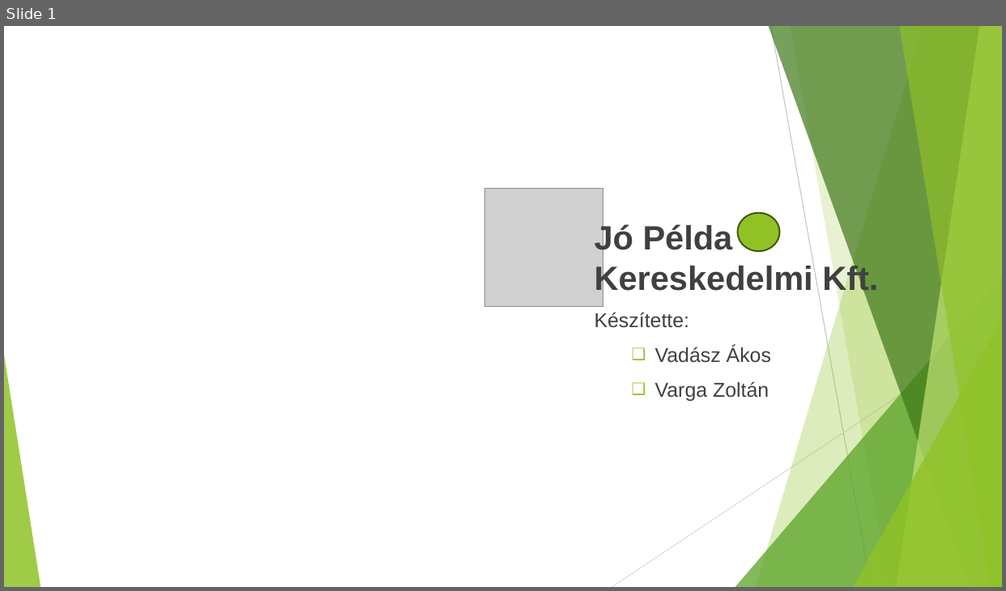
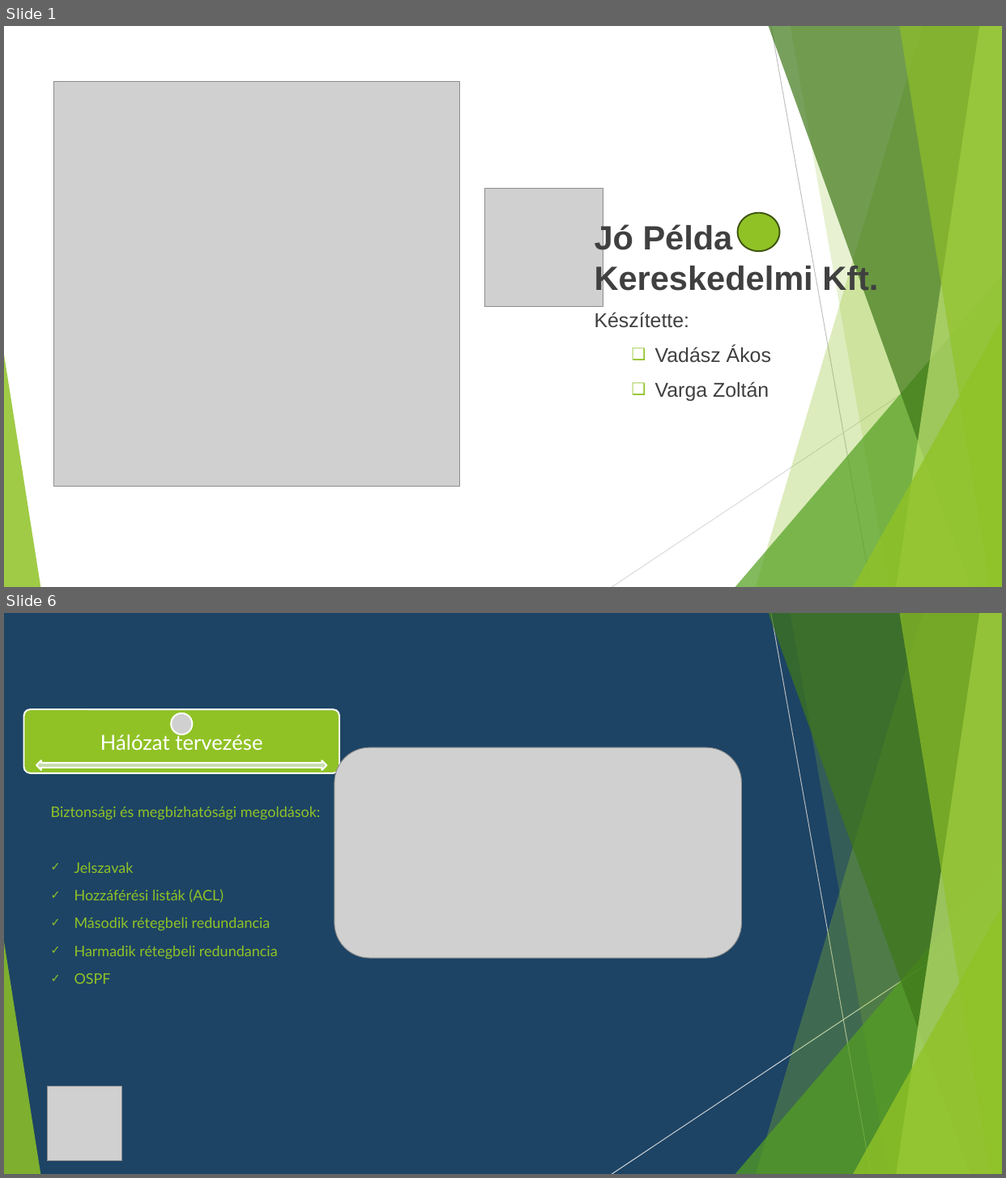
Before and after one commit to hmli83/414, a slide deck: Project_prezentacio.pptx. Shown one above the other, each under a label of ours: slide 1 before the commit, slides 1 and 6 after it; the slides between them are not shown. The pictures are 1006x591 and 1006x1178 pixels, drawn with LibreOffice and Linux fonts; fonts in the diff are those of the drawing; grey boxes stand for pictures. Boxes give left, top, right and bottom in pixels: in the first picture for what was removed or moved away, otherwise in the second. Text is boxed around its words. In the diff, an @@ line names an element or a change of style, - is before the commit and + after.

```diff
--- a/Project_prezentacio.pptx
+++ b/Project_prezentacio.pptx
@@ slide 6 added at (x1=4, y1=613, x2=1002, y2=1174), background #1D4465; not listed: 10 template elements that a slide beside it also shows @@
@@ picture added at (x1=334, y1=747, x2=741, y2=958) @@
@@ group added at (x1=24, y1=709, x2=340, y2=773): 1 rounded rectangle, 1 text, 1 picture, 1 left right arrow @@
+Hálózat tervezése
@@ text added at (x1=51, y1=807, x2=321, y2=984), 14 pt, text #90C226 @@
+Biztonsági és megbízhatósági megoldások:
+✓ Jelszavak
+✓ Hozzáférési listák (ACL)
+✓ Második rétegbeli redundancia
+✓ Harmadik rétegbeli redundancia
+✓ OSPF
@@ picture added at (x1=47, y1=1087, x2=121, y2=1161) @@
@@ slide 1 changed as well @@
@@ picture added at (x1=54, y1=81, x2=460, y2=487) @@
```
Also in this commit, not shown: 1 other slide changed, 9 other slides added, 1 slide removed.
